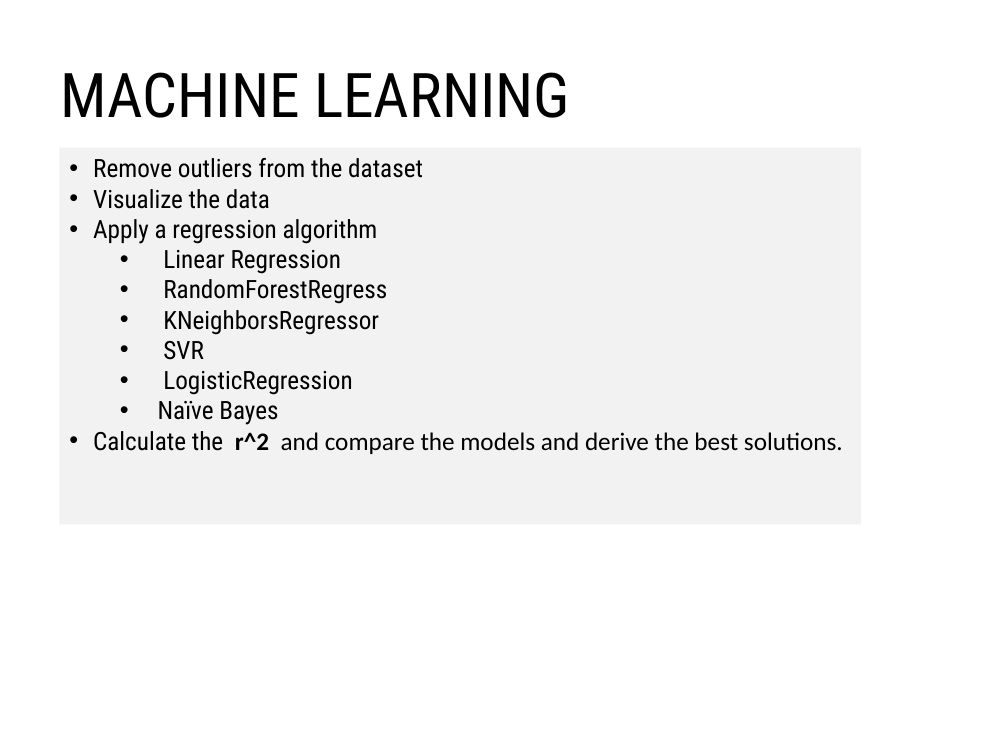
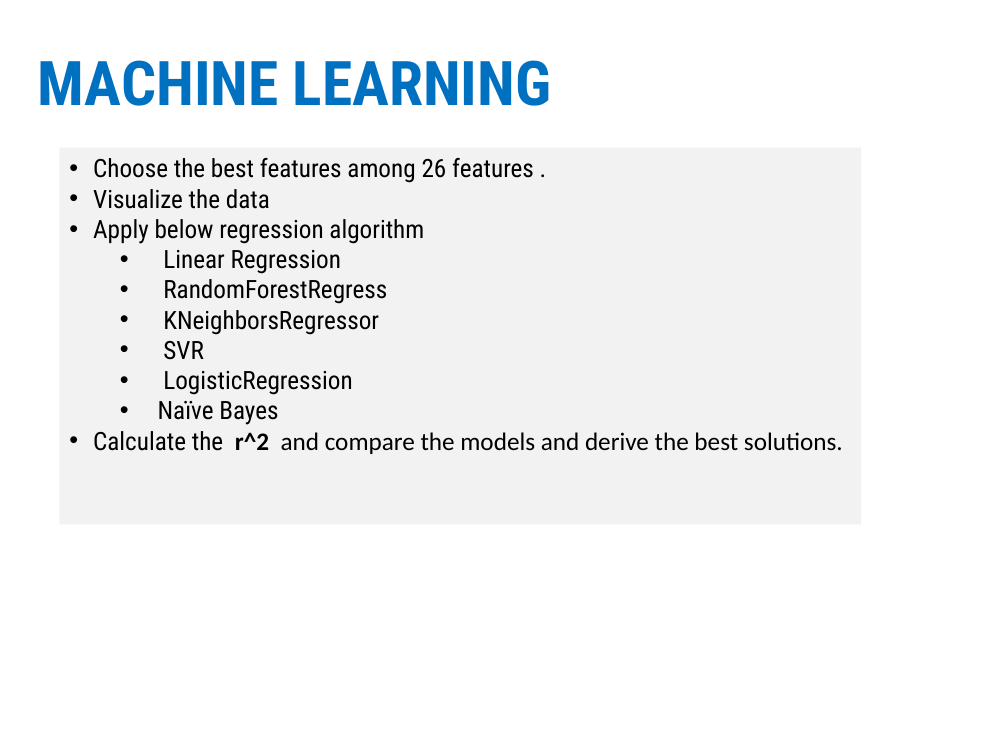
Before and after one commit to gusharani/Project, a slide deck: slide 4 of DS project ppt - Usha.pptx. Drawn at 1008x756 pixels with LibreOffice and Linux fonts; fonts in the diff are those of the drawing. Boxes give left, top, right and bottom in pixels: in the first picture for what was removed or moved away, otherwise in the second. Text is boxed around its words. In the diff, an @@ line names an element or a change of style, - is before the commit and + after.

```diff
--- a/DS project ppt - Usha.pptx
+++ b/DS project ppt - Usha.pptx
@@ title "MACHINE LEARNING" moved from (x1=60, y1=72, x2=570, y2=118) to (x1=38, y1=60, x2=551, y2=106) @@
@@ title "MACHINE LEARNING" at (x1=38, y1=60, x2=551, y2=106): text colour #000000 to #0070C0, bold on @@
@@ text in rectangle at (x1=93, y1=158, x2=534, y2=183): text changed @@
-• Remove outliers from the dataset
+• Choose the best features among 26 features .
@@ text in rectangle at (x1=93, y1=219, x2=424, y2=244): text changed @@
-• Apply a regression algorithm
+• Apply below regression algorithm
```
Also in this commit, not shown: 3 other slides changed, 2 slides added, 1 other file.
